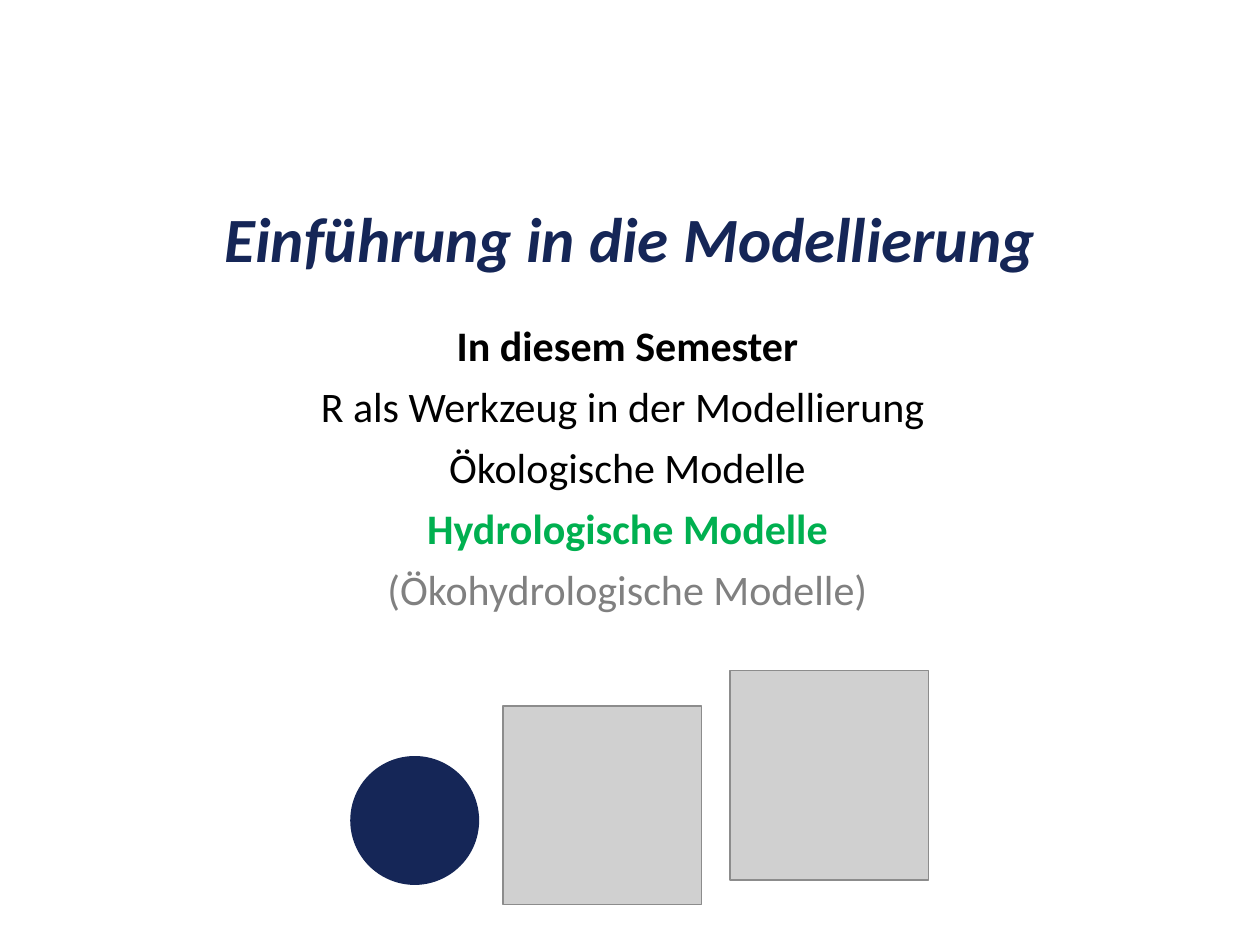
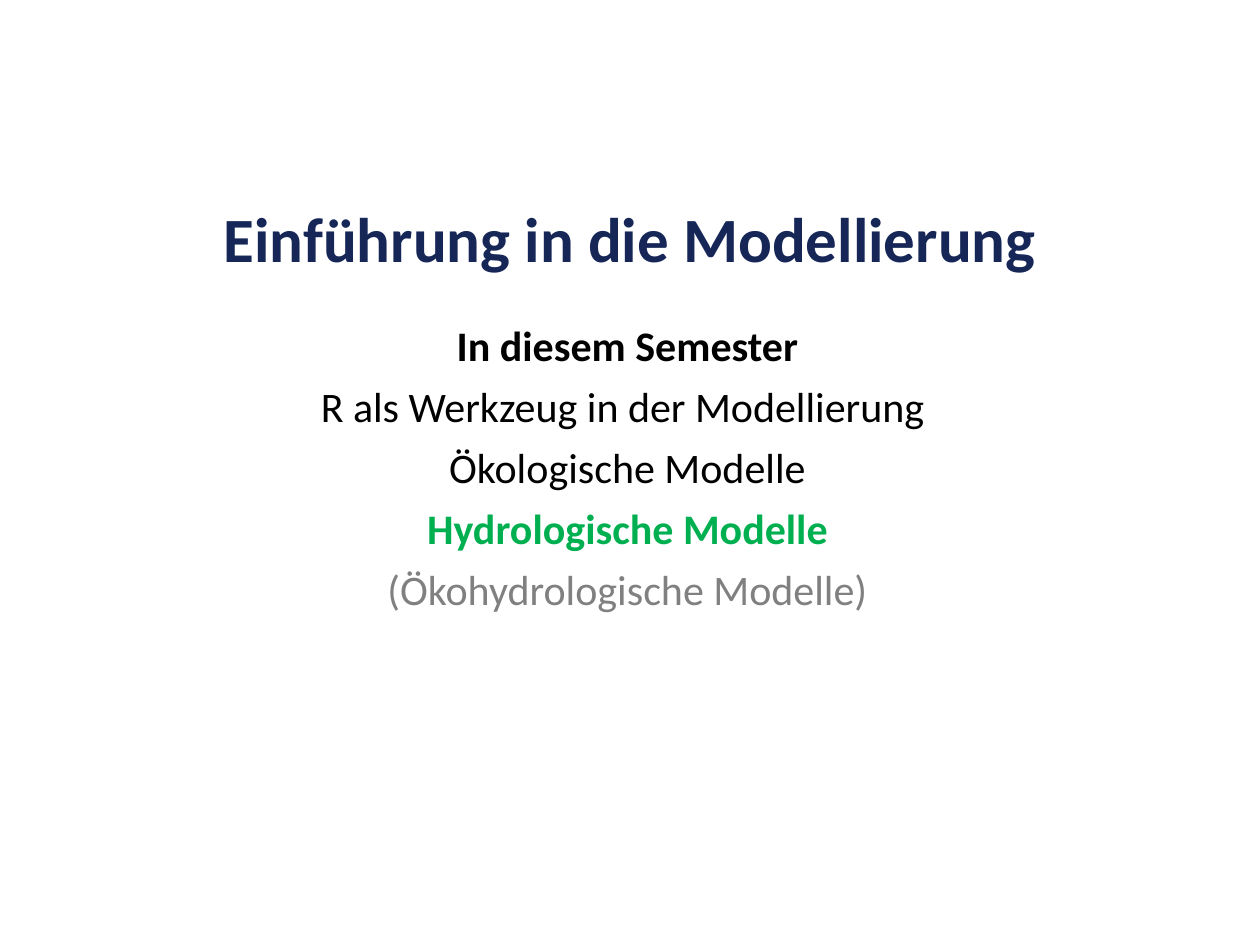
Before and after one commit to heistermann/Einf_Modellierung, a slide deck: slide 1 of Termin_6/folien/UebungModellierung#6.odp (slide 2 before the commit). Drawn at 1260x945 pixels with LibreOffice and Linux fonts; fonts in the diff are those of the drawing; grey boxes stand for pictures. Boxes give left, top, right and bottom in pixels: in the first picture for what was removed or moved away, otherwise in the second. Text is boxed around its words. In the diff, an @@ line names an element or a change of style, - is before the commit and + after.

```diff
--- a/Termin_6/folien/UebungModellierung#6.odp
+++ b/Termin_6/folien/UebungModellierung#6.odp
@@ text "Einführung in die Modellierung" at box(224, 217, 1035, 273): italic off @@
@@ picture removed at box(730, 670, 927, 879) @@
@@ picture removed at box(503, 706, 702, 905) @@
@@ ellipse removed at box(350, 756, 479, 885) @@
```
Also in this commit, not shown: 5 other slides changed, 2 slides removed, 21 other files.
